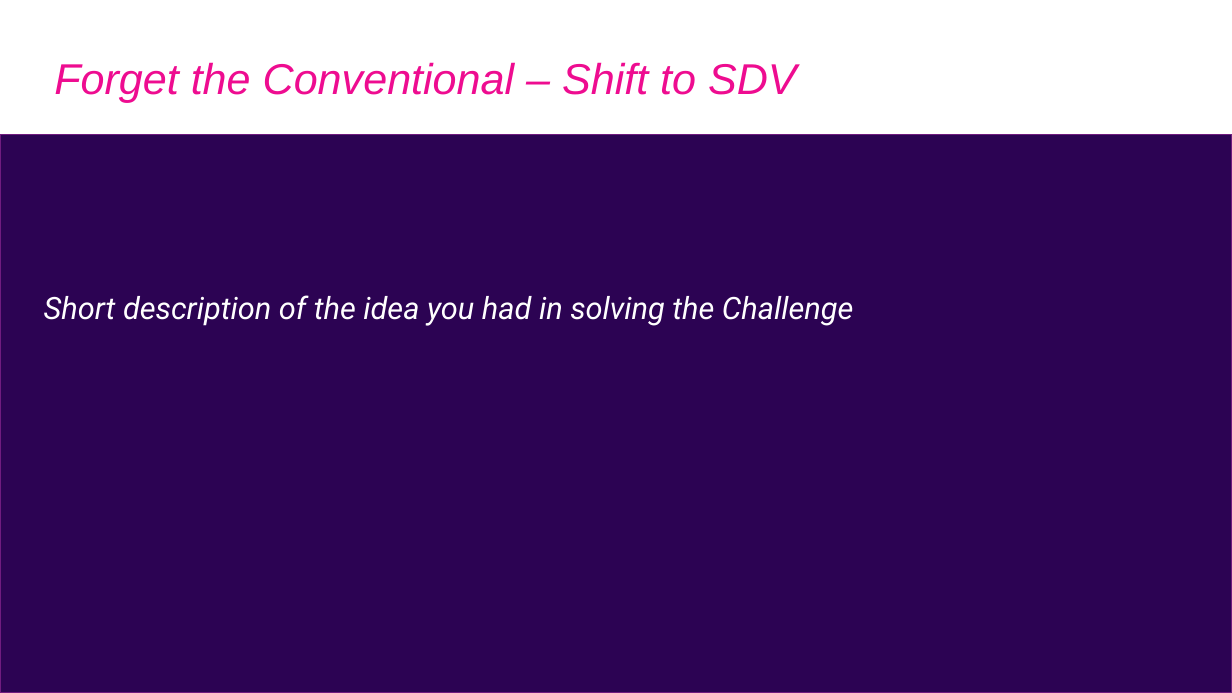
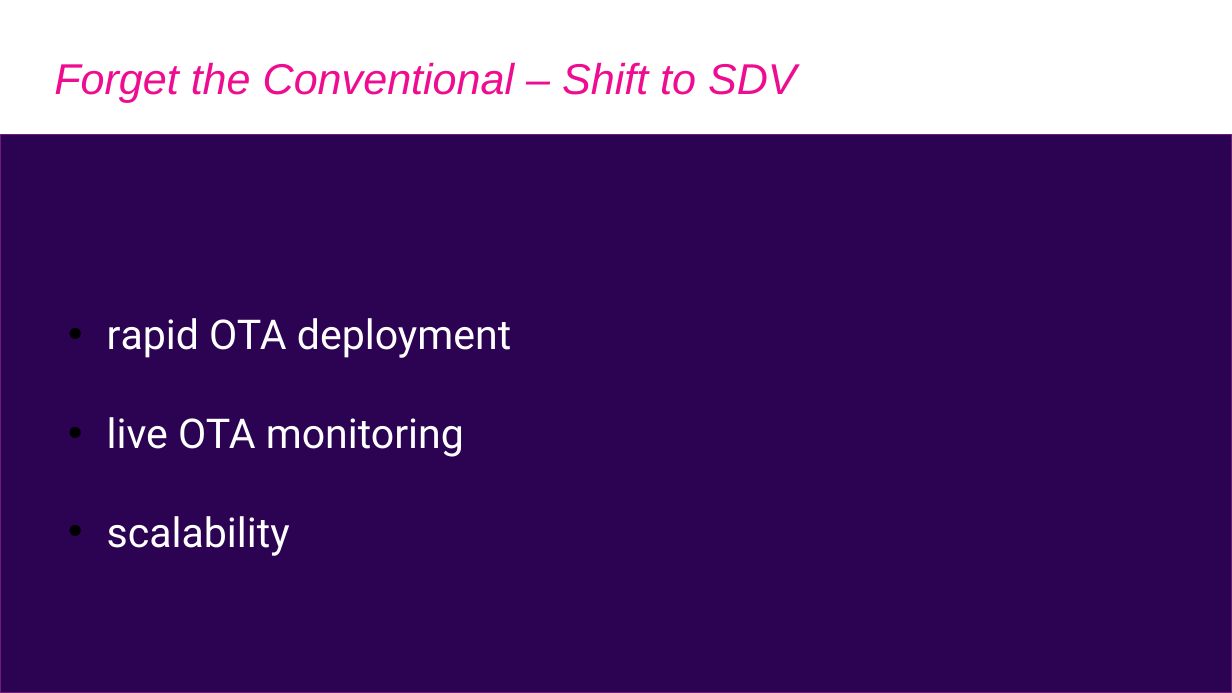
Before and after one commit to Eclipse-SDV-Hackathon-Chapter-Two/ASAP, a slide deck: slide 2 of SDV_Hackathon_Pitching_ASAP.pptx (slide 5 before the commit). Drawn at 1232x693 pixels with LibreOffice and Linux fonts; fonts in the diff are those of the drawing. Boxes give left, top, right and bottom in pixels: in the first picture for what was removed or moved away, otherwise in the second. Text is boxed around its words. In the diff, an @@ line names an element or a change of style, - is before the commit and + after.

```diff
--- a/SDV_Hackathon_Pitching_ASAP.pptx
+++ b/SDV_Hackathon_Pitching_ASAP.pptx
@@ text at (x1=107, y1=318, x2=511, y2=556): text changed; size 18 to 24 pt; italic off @@
-Short description of the idea you had in solving the Challenge
+• rapid OTA deployment
+• live OTA monitoring
+• scalability
```
Also in this commit, not shown: 3 other slides changed, 3 slides added, 12 slides removed.
